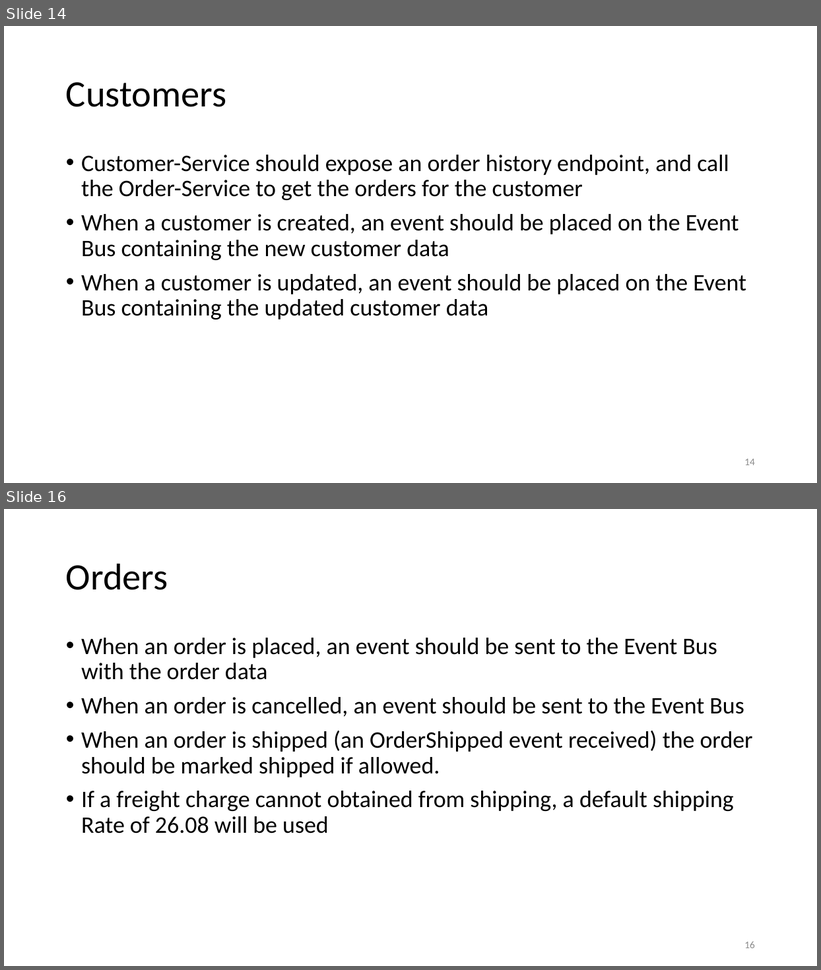
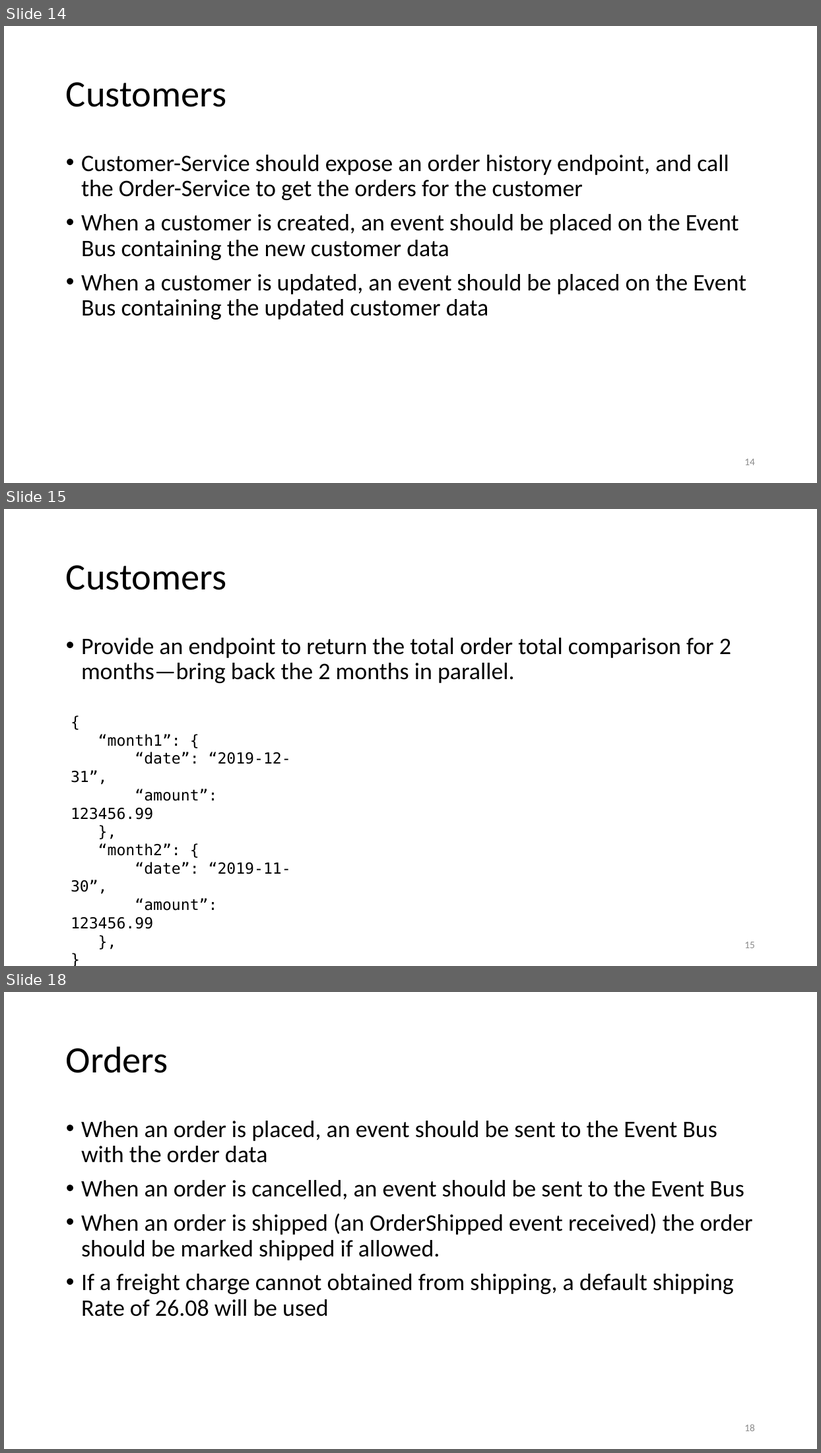
Before and after one commit to jpenniman/java-ms-training, a slide deck: slide-decks/microservices-RI.pptx. Shown one above the other, each under a label of ours: slides 14 and 16 before the commit, slides 14, 15 and 18 after it; the slides between them are not shown. The pictures are 821x970 and 821x1453 pixels, drawn with LibreOffice and Linux fonts; fonts in the diff are those of the drawing; background and template pictures are left out. Boxes give left, top, right and bottom in pixels: in the first picture for what was removed or moved away, otherwise in the second. Text is boxed around its words. In the diff, an @@ line names an element or a change of style, - is before the commit and + after.

```diff
--- a/slide-decks/microservices-RI.pptx
+++ b/slide-decks/microservices-RI.pptx
@@ slide 15 added at box(4, 509, 817, 966), background #FFFFFF @@
@@ title added at box(66, 565, 226, 590), 44 pt, text #000000 @@
+Customers
@@ text added at box(81, 638, 731, 683), 28 pt, text #000000 @@
+• Provide an endpoint to return the total order total comparison for 2 months—bring back the 2 months in parallel.
@@ text added at box(71, 734, 291, 929), 18 pt, text #000000 @@
+{
+“month1”: {
+“date”: “2019-12-31”,
+“amount”: 123456.99
+},
+“month2”: {
+“date”: “2019-11-30”,
+“amount”: 123456.99
+},
+}
@@ page number added at box(745, 942, 755, 949), 12 pt, text #8C8C8C @@
+15
@@ what was slide 16 is now slide 18 @@
@@ page number at box(745, 1424, 755, 1432): text changed @@
-16
+18
```
Also in this commit, not shown: 6 slides changed, 1 other slide added.
